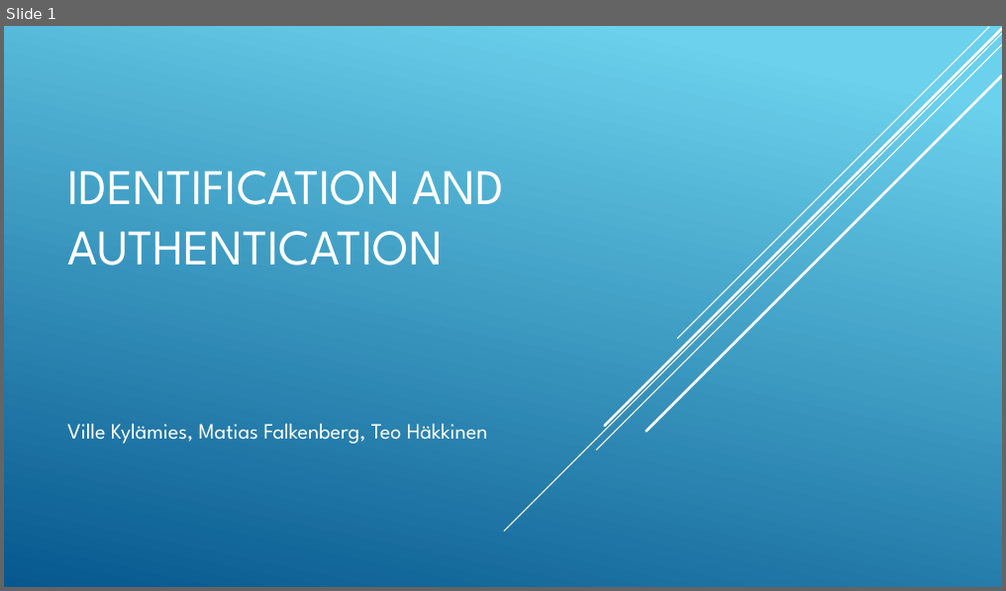
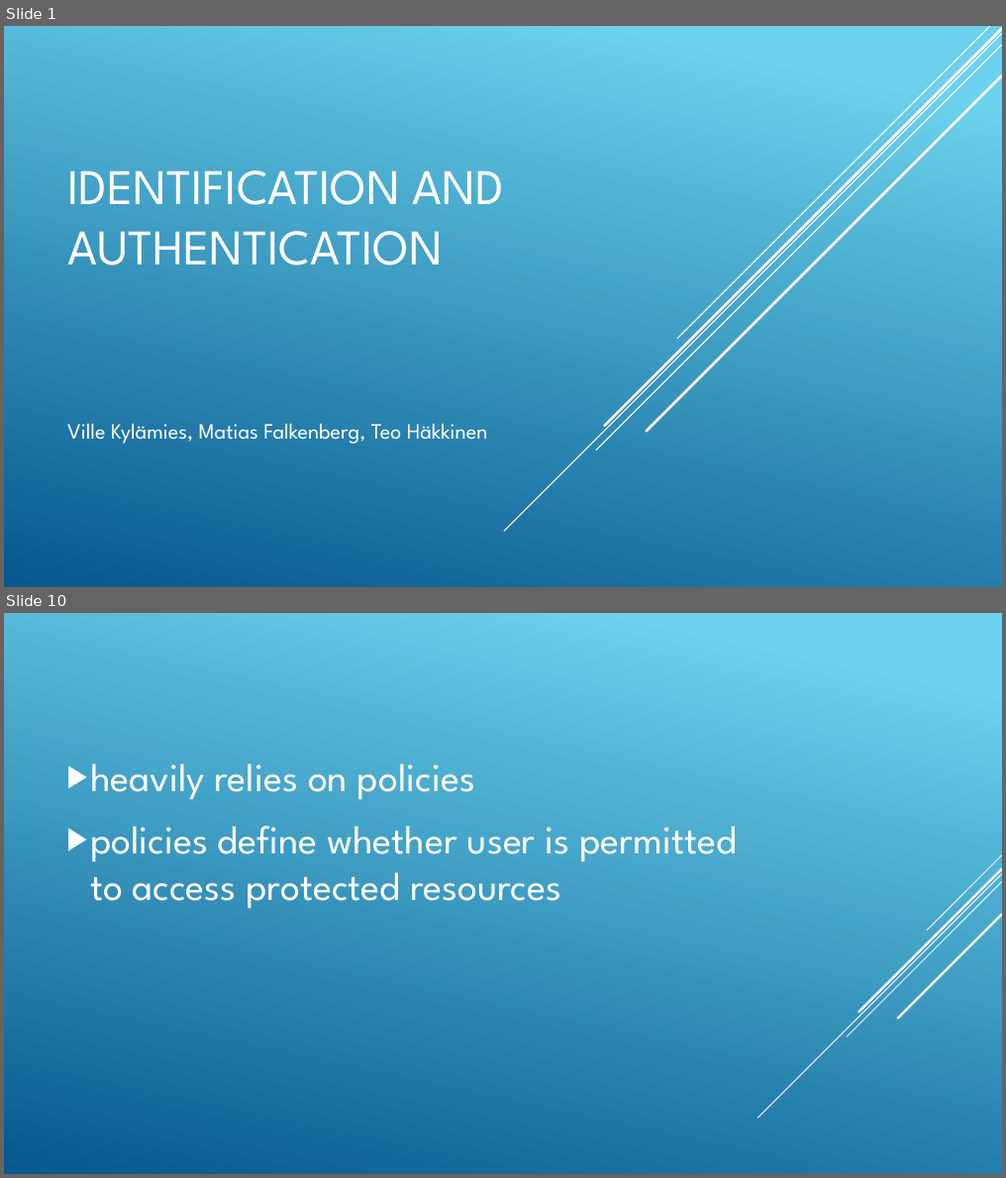
Before and after one commit to Kylisville/Repository-of-Kylis, a slide deck: Identification and authentication.pptx. Shown one above the other, each under a label of ours: slide 1 before the commit, slides 1 and 10 after it; the slides between them are not shown. The pictures are 1006x591 and 1006x1178 pixels, drawn with LibreOffice and Linux fonts; fonts in the diff are those of the drawing. Boxes give left, top, right and bottom in pixels: in the first picture for what was removed or moved away, otherwise in the second. Text is boxed around its words. In the diff, an @@ line names an element or a change of style, - is before the commit and + after.

```diff
--- a/Identification and authentication.pptx
+++ b/Identification and authentication.pptx
@@ slide 10 added at [4, 613, 1002, 1174], background gradient #6ED2EB to #06588E @@
@@ text added at [90, 763, 737, 909], 38 pt, text #FFFFFF @@
+▶ heavily relies on policies
+▶ policies define whether user is permitted to access protected resources
@@ group added at [757, 856, 1002, 1118]: 5 lines @@
```
Also in this commit, not shown: 2 slides changed, 7 other slides added.
